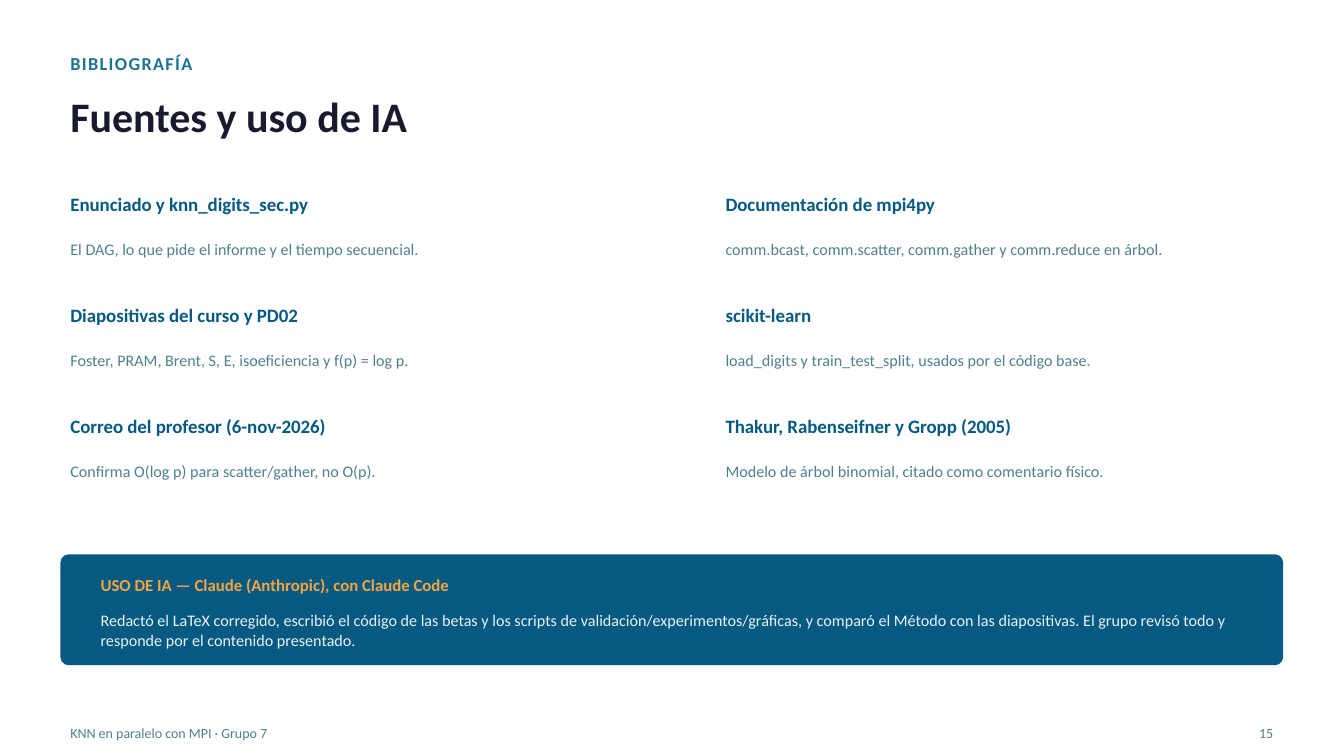
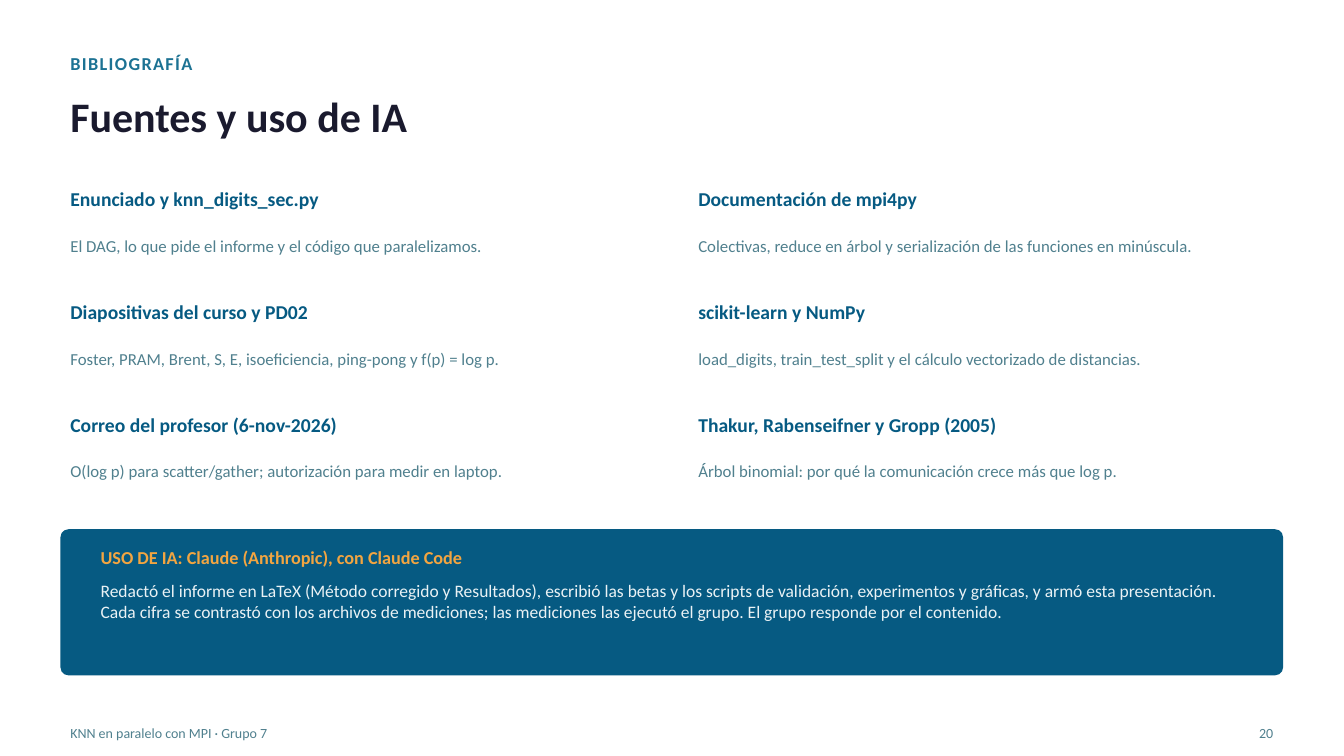
Before and after one commit to LuisIZ/Proyecto_CPD, a slide deck: slide 20 of docs/presentation/Presentacion-Entrega-Final.pptx (slide 15 before the commit). Drawn at 1344x756 pixels with LibreOffice and Linux fonts; fonts in the diff are those of the drawing. Boxes give left, top, right and bottom in pixels: in the first picture for what was removed or moved away, otherwise in the second. Text is boxed around its words. In the diff, an @@ line names an element or a change of style, - is before the commit and + after.

Commit message:
Resultados del informe, láminas de resultados y mediciones finales

```diff
--- a/docs/presentation/Presentacion-Entrega-Final.pptx
+++ b/docs/presentation/Presentacion-Entrega-Final.pptx
@@ size 13.5 to 14 pt in 5 elements at (698,417,996,435), (70,417,337,435), (70,305,308,322), (698,192,917,209), (70,192,318,210) @@
@@ text "Documentación de mpi4py": place and size @@
-text "Documentación de mpi4py" at (726,197,934,214)
+text "Documentación de mpi4py" at (698,192,917,209)
@@ text at (70,240,482,255): text changed; size 11.5 to 12 pt @@
-El DAG, lo que pide el informe y el tiempo secuencial.
+El DAG, lo que pide el informe y el código que paralelizamos.
@@ text at (698,240,1191,255): text changed; size 11.5 to 12 pt @@
-comm.bcast, comm.scatter, comm.gather y comm.reduce en árbol.
+Colectivas, reduce en árbol y serialización de las funciones en minúscula.
@@ text at (698,305,865,322): text changed; size 13.5 to 14 pt @@
-scikit-learn
+scikit-learn y NumPy
@@ text at (70,353,499,368): text changed; size 11.5 to 12 pt @@
-Foster, PRAM, Brent, S, E, isoeficiencia y f(p) = log p.
+Foster, PRAM, Brent, S, E, isoeficiencia, ping-pong y f(p) = log p.
@@ text at (698,353,1141,368): text changed; size 11.5 to 12 pt @@
-load_digits y train_test_split, usados por el código base.
+load_digits, train_test_split y el cálculo vectorizado de distancias.
@@ text "Thakur, Rabenseifner y Gropp (2005)": place and size @@
-text "Thakur, Rabenseifner y Gropp (2005)" at (726,419,1011,436)
+text "Thakur, Rabenseifner y Gropp (2005)" at (698,417,996,435)
@@ text at (70,465,502,480): text changed; size 11.5 to 12 pt @@
-Confirma O(log p) para scatter/gather, no O(p).
+O(log p) para scatter/gather; autorización para medir en laptop.
@@ text at (698,464,1117,480): text changed; size 11.5 to 12 pt @@
-Modelo de árbol binomial, citado como comentario físico.
+Árbol binomial: por qué la comunicación crece más que log p.
@@ rounded rectangle: place and size @@
-rounded rectangle at (60,555,1284,665)
+rounded rectangle at (60,529,1284,676)
@@ rounded rectangle at (60,529,1284,676): proportions changed @@
@@ text at (101,550,462,567): text changed; size 12 to 13 pt @@
-USO DE IA — Claude (Anthropic), con Claude Code
+USO DE IA: Claude (Anthropic), con Claude Code
@@ text "Redactó el informe en LaTeX ..." at (101,584,1216,621): vertical alignment middle to top @@
@@ text at (101,584,1216,621): text changed; size 11.5 to 12.5 pt @@
-Redactó el LaTeX corregido, escribió el código de las betas y los scripts de validación/experimentos/gráficas, y comparó el Método con las diapositivas. El grupo revisó todo y responde por el contenido presentado.
+Redactó el informe en LaTeX (Método corregido y Resultados), escribió las betas y los scripts de validación, experimentos y gráficas, y armó esta presentación. Cada cifra se contrastó con los archivos de mediciones; las mediciones las ejecutó el grupo. El grupo responde por el contenido.
@@ text at (1259,729,1273,738): text changed @@
-15
+20
```
Also in this commit, not shown: 12 other slides changed, 7 slides added, 2 slides removed, 2 other files.
